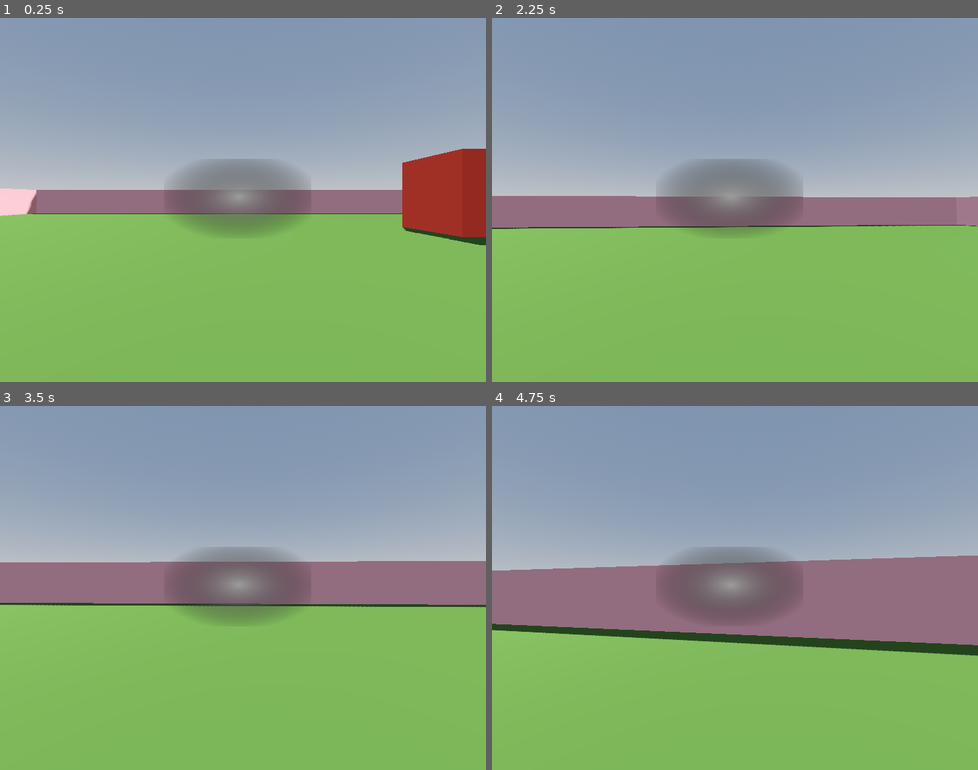
Above: before the commit, frames 1-4 (two rows, left to right).
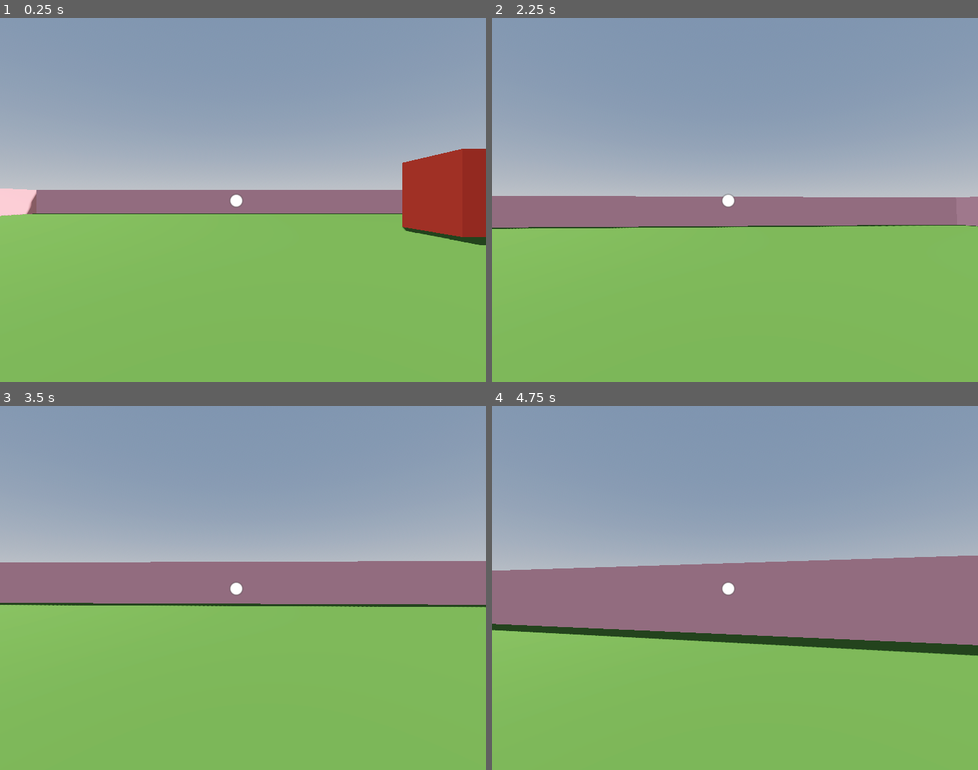
Above: after the commit, the same moments.

Repository: ownsupernoob2/13DTE-Project
Game: Godot game, scene res://scenes/demo.tscn
The game is run twice, just before and just after one commit, with the same random seed, the same clock (stepped at 60 frames per second) and the same inputs. The engine's default icon, where the game draws it, is replaced by a stand-in: a white triangle on a blue panel in a dark square.
Inputs (mouse positions are in pixels of both pictures, inside the frame that each line leads up to):
- Up to frame 1 (0.25 s): no input
- Up to frame 2 (2.25 s): tap Enter at 0.5 s; move the mouse to (764, 200) at 0.52 s; hold W (up) from 0.53 s (still down); click (764, 200) at 0.67 s; move the mouse to (710, 200) at 1.27 s; click (710, 200) at 1.42 s; move the mouse to (744, 192) at 2.02 s; click (744, 192) at 2.17 s
- Up to frame 3 (3.5 s): keep holding W (up); move the mouse to (238, 595) at 2.77 s; click (238, 595) at 2.92 s
- Up to frame 4 (4.75 s): keep holding W (up); move the mouse to (769, 591) at 3.52 s; click (769, 591) at 3.67 s; move the mouse to (696, 584) at 4.27 s; click (696, 584) at 4.42 s

The runs differ from the first frame. In frame 1, 4.2% of the frame differs, in the area x 34-64%, y 38-60%; in frame 2, 4.3%, in the area x 34-65%, y 38-60%; in frame 3, 3.9%; in frame 4, 3.8%.

Commit message:
Renamed files  like the computer scenes, gave up on computer screen for tomorrow, started working grab objects.
For grabbing objects I believe i should add a highlight when you are in range to drop an item. I should also increase the range of how far the player can look down, its kinda looks weird. I've also been messing around with the resolution and made the crosshair a bit better, i think ill make the crosshair smaller and change the resolution, currently it doesn't look exactly the way i want it (the aspect ratio not resolution)

Diff:
--- a/project.godot
+++ b/project.godot
@@ -15,6 +15,10 @@
 config/features=PackedStringArray("4.4", "Forward Plus")
 config/icon="res://icon.svg"
 
+[autoload]
+
+DragSnap="*res://addons/drag_and_snap/nodes/drag_snap.gd"
+
 [display]
 
 window/size/viewport_width=720
@@ -23,6 +27,14 @@
 window/size/resizable=false
 window/stretch/mode="viewport"
 mouse_cursor/size/viewport_height=540
+
+[editor_plugins]
+
+enabled=PackedStringArray("res://addons/drag_and_snap/plugin.cfg")
+
+[global_group]
+
+grabbable=""
 
 [input]
 
--- a/scenes/sub/player.tscn
+++ b/scenes/components/player.tscn
@@ -21,3 +21,6 @@
 transform = Transform3D(1, 0, 0, 0, 1, 0, 0, 0, 1, 0, 1.67939, 0)
 
 [node name="Camera3D" type="Camera3D" parent="Head"]
+
+[node name="HoldPosition" type="Marker3D" parent="Head/Camera3D"]
+transform = Transform3D(1, 0, 0, 0, 1, 0, 0, 0, 1, 0, 0, -2)
--- a/scenes/demo.tscn
+++ b/scenes/demo.tscn
@@ -1,11 +1,11 @@
-[gd_scene load_steps=12 format=3 uid="uid://db2h3t17k37pe"]
+[gd_scene load_steps=15 format=3 uid="uid://db2h3t17k37pe"]
 
 [ext_resource type="Material" uid="uid://bi1h4xe7msjwi" path="res://assets/materials/Pink.tres" id="1_b0nem"]
 [ext_resource type="Material" uid="uid://b122sws3pt7w7" path="res://assets/materials/Red.tres" id="2_x0xbu"]
 [ext_resource type="Material" uid="uid://p2nkjd3ge3qm" path="res://assets/materials/Blue.tres" id="3_7qr1p"]
 [ext_resource type="Material" uid="uid://b4s0xnt1f6lia" path="res://assets/materials/Green.tres" id="4_e66cg"]
-[ext_resource type="PackedScene" uid="uid://bm2ujr6udikc4" path="res://scenes/sub/node_3d.tscn" id="6_x0xbu"]
-[ext_resource type="PackedScene" uid="uid://c8canob25lyi" path="res://scenes/sub/player.tscn" id="7_7qr1p"]
+[ext_resource type="PackedScene" uid="uid://bm2ujr6udikc4" path="res://scenes/components/computer.tscn" id="6_x0xbu"]
+[ext_resource type="PackedScene" uid="uid://c8canob25lyi" path="res://scenes/components/player.tscn" id="7_7qr1p"]
 
 [sub_resource type="ProceduralSkyMaterial" id="ProceduralSkyMaterial_5lq0h"]
 sky_horizon_color = Color(0.64625, 0.65575, 0.67075, 1)
@@ -21,13 +21,20 @@
 glow_enabled = true
 
 [sub_resource type="Gradient" id="Gradient_b0nem"]
-offsets = PackedFloat32Array(0, 0.818182)
-colors = PackedColorArray(0.617455, 0.617455, 0.617455, 1, 0, 0, 0, 0)
+offsets = PackedFloat32Array(0.188312, 0.233766)
+colors = PackedColorArray(1, 1, 1, 1, 0, 0, 0, 0)
 
 [sub_resource type="GradientTexture2D" id="GradientTexture2D_x0xbu"]
 gradient = SubResource("Gradient_b0nem")
 fill = 1
 fill_from = Vector2(0.490826, 0.477064)
+
+[sub_resource type="BoxShape3D" id="BoxShape3D_x0xbu"]
+
+[sub_resource type="BoxMesh" id="BoxMesh_7qr1p"]
+
+[sub_resource type="BoxShape3D" id="BoxShape3D_e66cg"]
+size = Vector3(1.98413, 1, 2.77539)
 
 [node name="World" type="Node3D"]
 
@@ -91,10 +98,10 @@
 anchors_preset = 15
 anchor_right = 1.0
 anchor_bottom = 1.0
-offset_left = 243.0
-offset_top = 209.0
-offset_right = -259.0
-offset_bottom = -213.0
+offset_left = 317.0
+offset_top = 240.0
+offset_right = -338.0
+offset_bottom = -235.0
 grow_horizontal = 2
 grow_vertical = 2
 size_flags_horizontal = 4
@@ -106,3 +113,24 @@
 
 [node name="Node3D" parent="." instance=ExtResource("6_x0xbu")]
 transform = Transform3D(0.0153234, 0, -0.999883, 0, 1, 0, 0.999883, 0, 0.0153234, 10.1545, 1.4005, 0.00386603)
+
+[node name="GrappableObject" type="RigidBody3D" parent="." groups=["grabbable"]]
+transform = Transform3D(0.988729, 0, 0, 0, 0.988729, 0, 0, 0, 0.988729, 0, 6.82828, 0)
+
+[node name="CollisionShape3D" type="CollisionShape3D" parent="GrappableObject"]
+transform = Transform3D(0.2, 0, 0, 0, 0.2, 0, 0, 0, 0.2, 6.02205, -5.85193, -2.6283)
+shape = SubResource("BoxShape3D_x0xbu")
+
+[node name="MeshInstance3D" type="MeshInstance3D" parent="GrappableObject"]
+transform = Transform3D(0.2, 0, 0, 0, 0.2, 0, 0, 0, 0.2, 6.02205, -5.85193, -2.6283)
+mesh = SubResource("BoxMesh_7qr1p")
+
+[node name="GrabArea" type="Area3D" parent="."]
+transform = Transform3D(1, 0, 0, 0, 1, 0, 0, 0, 1, 1.97475, 0.104591, -0.0852818)
+
+[node name="CollisionShape3D" type="CollisionShape3D" parent="GrabArea"]
+transform = Transform3D(1, 0, 0, 0, 1, 0, 0, 0, 1, 2.8619, -0.114496, -2.14322)
+shape = SubResource("BoxShape3D_e66cg")
+
+[connection signal="body_entered" from="GrabArea" to="Player" method="_on_grab_area_body_entered"]
+[connection signal="body_exited" from="GrabArea" to="Player" method="_on_grab_area_body_exited"]
--- a/scripts/player.gd
+++ b/scripts/player.gd
@@ -17,11 +17,16 @@
 
 @onready var head = $Head
 @onready var camera = $Head/Camera3D
+@onready var hold_position = $Head/Camera3D/HoldPosition
 
+var can_grab: bool = false
+var held_object: RigidBody3D = null
+var original_position: Vector3
+var original_rotation: Vector3
+var original_parent: Node
 
 func _ready():
 	Input.set_mouse_mode(Input.MOUSE_MODE_CAPTURED)
-
 
 func _unhandled_input(event):
 	if event is InputEventMouseMotion:
@@ -29,13 +34,17 @@
 		camera.rotate_x(-event.relative.y * SENSITIVITY)
 		camera.rotation.x = clamp(camera.rotation.x, deg_to_rad(-40), deg_to_rad(60))
 
+	if event is InputEventMouseButton and event.button_index == MOUSE_BUTTON_LEFT and event.pressed:
+		if held_object == null and can_grab:
+			grab_object()
+		elif held_object != null and can_grab:
+			drop_object()
 
 func _physics_process(delta):
 	if not is_on_floor():
 		velocity.y -= gravity * delta
 
-
-		speed = WALK_SPEED
+	speed = WALK_SPEED
 
 	var input_dir = Input.get_vector("left", "right", "up", "down")
 	var direction = (head.transform.basis * transform.basis * Vector3(input_dir.x, 0, input_dir.y)).normalized()
@@ -50,7 +59,6 @@
 		velocity.x = lerp(velocity.x, direction.x * speed, delta * 3.0)
 		velocity.z = lerp(velocity.z, direction.z * speed, delta * 3.0)
 
-
 	t_bob += delta * velocity.length() * float(is_on_floor())
 	camera.transform.origin = _headbob(t_bob)
 
@@ -60,11 +68,44 @@
 
 	move_and_slide()
 
-
 func _headbob(time) -> Vector3:
 	var pos = Vector3.ZERO
 	pos.y = sin(time * BOB_FREQ) * BOB_AMP
 	pos.x = cos(time * BOB_FREQ / 2) * BOB_AMP
 	return pos
 
-	# pick up objects
+func grab_object():
+	var space_state = get_world_3d().direct_space_state
+	var mouse_pos = get_viewport().get_mouse_position()
+	var ray_start = camera.project_ray_origin(mouse_pos)
+	var ray_end = ray_start + camera.project_ray_normal(mouse_pos) * 10.0
+	var query = PhysicsRayQueryParameters3D.create(ray_start, ray_end)
+	var result = space_state.intersect_ray(query)
+
+	if result and result.collider is RigidBody3D and result.collider.is_in_group("grabbable"):
+		held_object = result.collider
+		original_position = held_object.global_position
+		original_rotation = held_object.global_rotation
+		original_parent = held_object.get_parent()
+		held_object.freeze = true
+		held_object.get_parent().remove_child(held_object)
+		hold_position.add_child(held_object)
+		held_object.global_position = hold_position.global_position
+		held_object.global_rotation = hold_position.global_rotation
+
+func drop_object():
+	if held_object:
+		hold_position.remove_child(held_object)
+		original_parent.add_child(held_object)
+		held_object.global_position = original_position
+		held_object.global_rotation = original_rotation
+		held_object.freeze = false
+		held_object = null
+
+func _on_grab_area_body_entered(body):
+	if body == self:
+		can_grab = true
+
+func _on_grab_area_body_exited(body):
+	if body == self:
+		can_grab = false
Renamed: scenes/sub/node_3d.tscn -> scenes/components/computer.tscn
